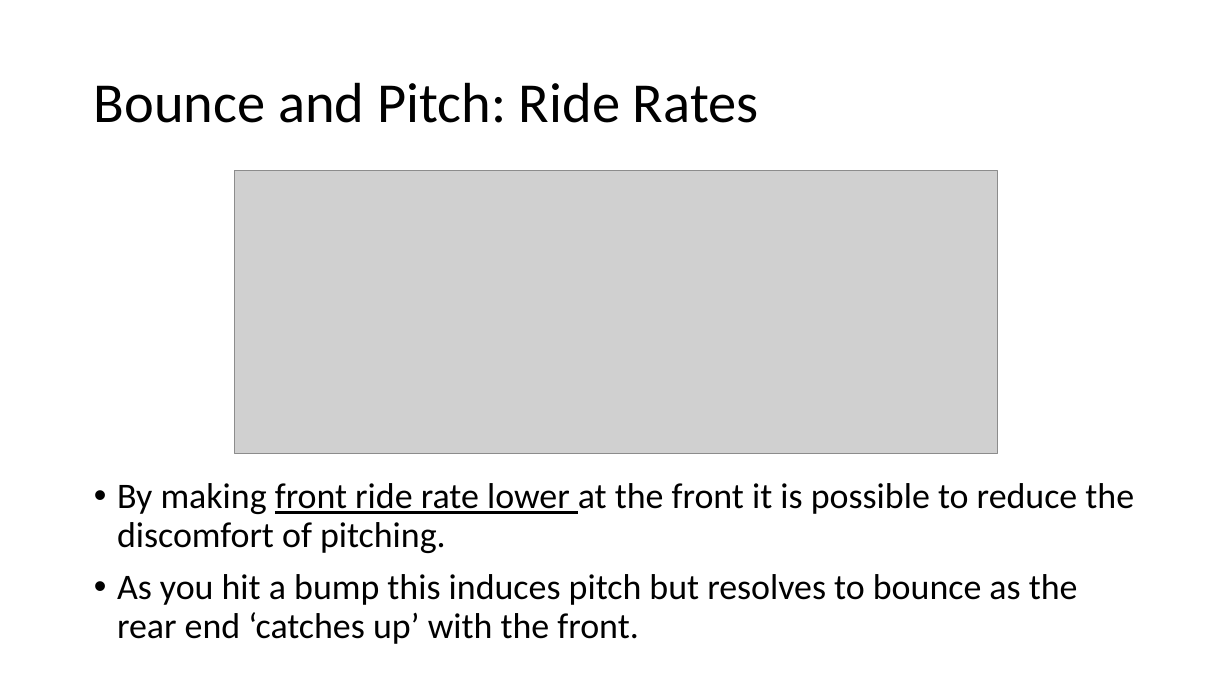
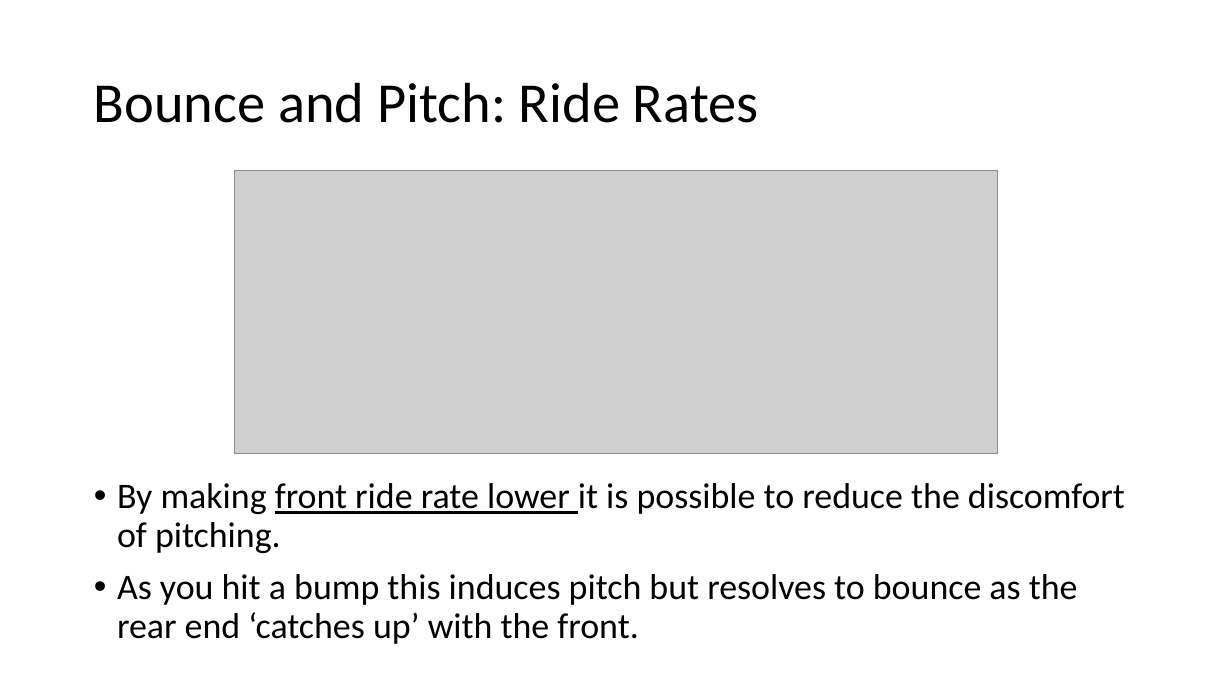
Before and after one commit to bamason2/ttc066-module, a slide deck: slide 17 of docs/lectures/Ride Dynamics.pptx. Drawn at 1232x693 pixels with LibreOffice and Linux fonts; fonts in the diff are those of the drawing; grey boxes stand for pictures; background and template pictures are left out. Boxes give left, top, right and bottom in pixels: in the first picture for what was removed or moved away, otherwise in the second. Text is boxed around its words. In the diff, an @@ line names an element or a change of style, - is before the commit and + after.

Commit message:
Ride dynamics lecture
Minor update to lecture and slides

```diff
--- a/docs/lectures/Ride Dynamics.pptx
+++ b/docs/lectures/Ride Dynamics.pptx
@@ text at (117, 483, 1125, 553): text changed @@
-• By making front ride rate lower at the front it is possible to reduce the discomfort of pitching.
+• By making front ride rate lower it is possible to reduce the discomfort of pitching.
```
Also in this commit, not shown: 5 other slides changed, 1 other file.
